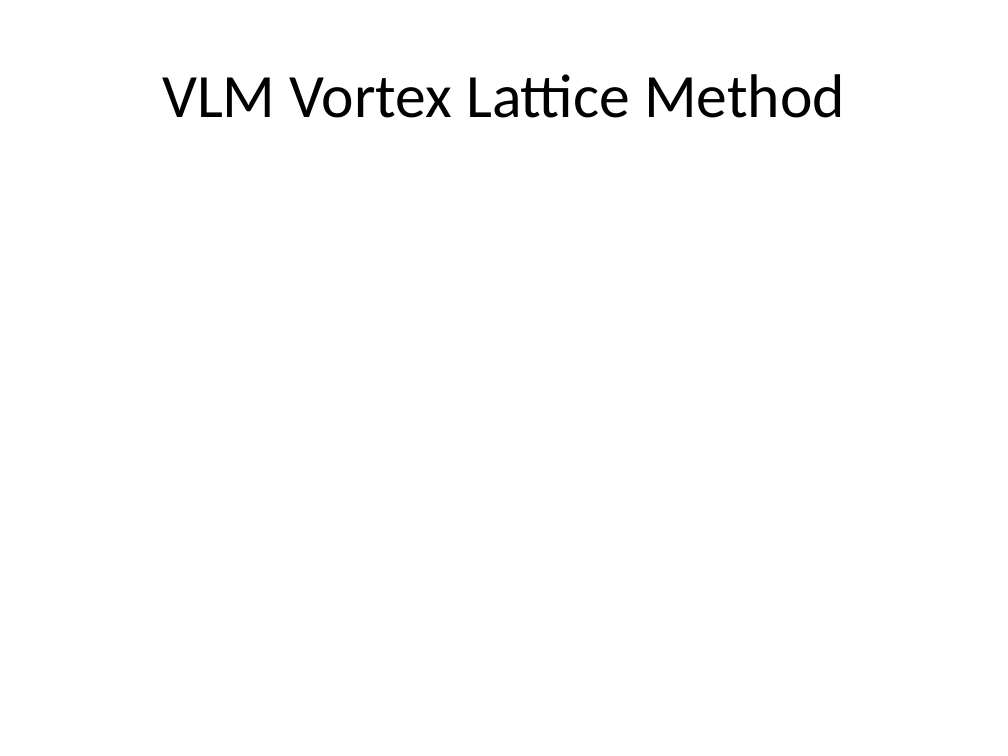
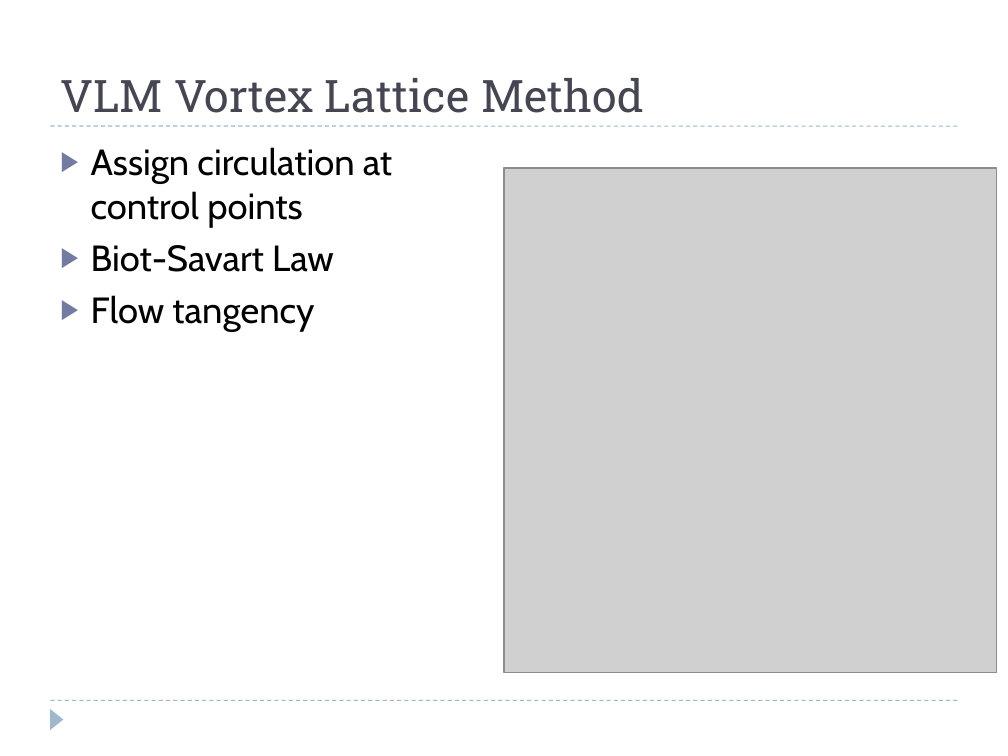
Before and after one commit to colinparker/Pterosaur, a slide deck: slide 8 of XFLR5 Methods and Their Application in.pptx (slide 7 before the commit). Drawn at 1008x756 pixels with LibreOffice and Linux fonts; fonts in the diff are those of the drawing; grey boxes stand for pictures. Boxes give left, top, right and bottom in pixels: in the first picture for what was removed or moved away, otherwise in the second. Text is boxed around its words. In the diff, an @@ line names an element or a change of style, - is before the commit and + after.

Commit message:
presentation powerpoint

```diff
--- a/XFLR5 Methods and Their Application in.pptx
+++ b/XFLR5 Methods and Their Application in.pptx
@@ title "VLM Vortex Lattice Method" at [60, 78, 644, 113]: size 44 to 32 pt, font Calibri to Roboto Slab, text colour #000000 to #464653; alignment centre to left; vertical alignment middle to bottom @@
@@ line added from (50, 126) to (958, 126), #9FB8CD 0.75 pt dashed @@
@@ text added at [91, 147, 392, 331], 26 pt, text #000000 @@
+▶ Assign circulation at control points
+▶ Biot-Savart Law
+▶ Flow tangency
@@ picture added at [504, 168, 996, 673] @@
@@ line added from (50, 701) to (958, 701), #9FB8CD 0.75 pt dashed @@
@@ triangle added at [50, 709, 64, 730], fill #9FB8CD @@
```
Also in this commit, not shown: 13 other slides changed, 5 slides added, 6 slides removed, 1 other file.
